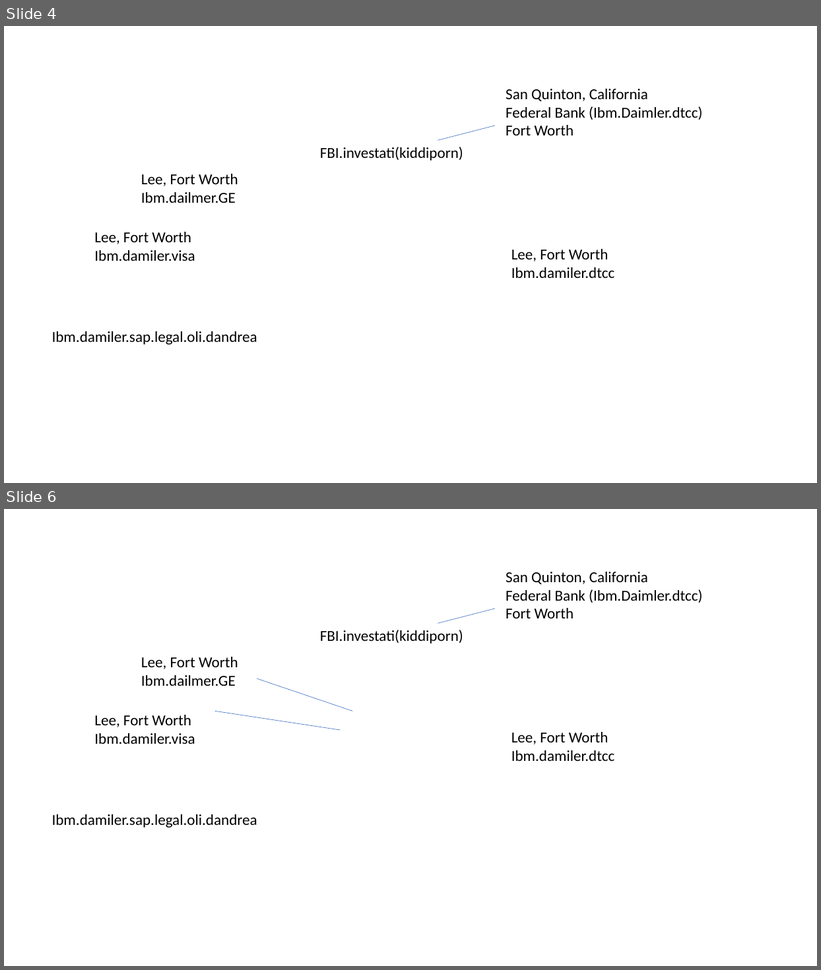
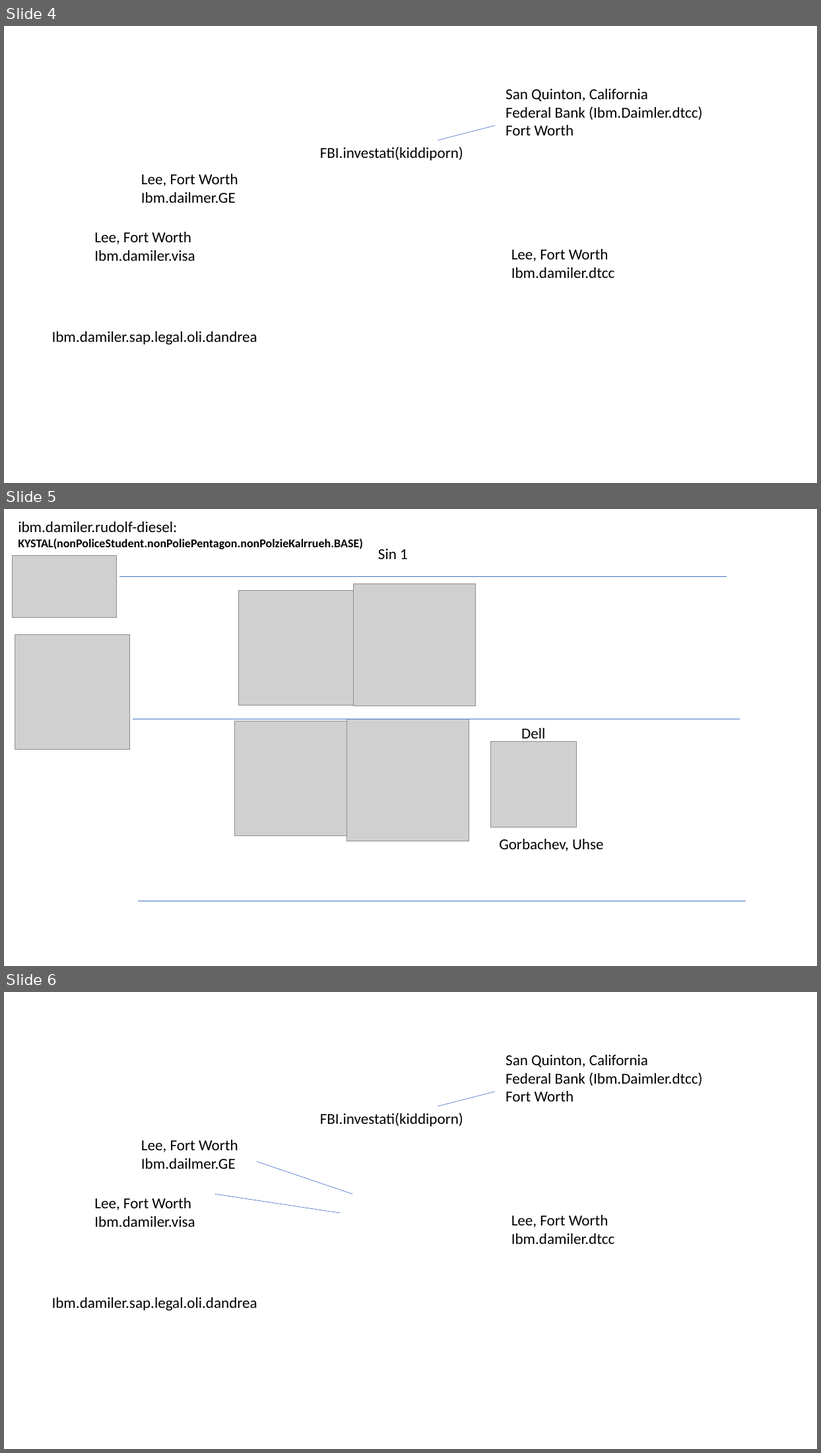
Before and after one commit to meja0016/FBI-depricated-, a slide deck: webservice/ibm/office/powerpoint/02-15-2023-nonPoliceDEA.pptx. Shown one above the other, each under a label of ours: slides 4 and 6 before the commit, slides 4, 5 and 6 after it; the slides between them are not shown. The pictures are 821x970 and 821x1453 pixels, drawn with LibreOffice and Linux fonts; fonts in the diff are those of the drawing; grey boxes stand for pictures. Boxes give left, top, right and bottom in pixels: in the first picture for what was removed or moved away, otherwise in the second. Text is boxed around its words. In the diff, an @@ line names an element or a change of style, - is before the commit and + after.

```diff
--- a/webservice/ibm/office/powerpoint/02-15-2023-nonPoliceDEA.pptx
+++ b/webservice/ibm/office/powerpoint/02-15-2023-nonPoliceDEA.pptx
@@ slide 5 added at (x1=4, y1=509, x2=817, y2=966), background #FFFFFF @@
@@ text added at (x1=18, y1=522, x2=363, y2=549), 14 pt, text #000000, bold @@
+ibm.damiler.rudolf-diesel:
+KYSTAL(nonPoliceStudent.nonPoliePentagon.nonPolzieKalrrueh.BASE)
@@ picture added at (x1=12, y1=555, x2=116, y2=618) @@
@@ text added at (x1=378, y1=549, x2=408, y2=559), 18 pt, text #000000 @@
+Sin 1
@@ line added from (120, 577) to (727, 577), #4472C4 0.5 pt @@
@@ picture added at (x1=354, y1=584, x2=476, y2=706) @@
@@ picture added at (x1=239, y1=591, x2=354, y2=706) @@
@@ picture added at (x1=15, y1=634, x2=129, y2=749) @@
@@ line added from (133, 720) to (741, 720), #4472C4 0.5 pt @@
@@ picture added at (x1=235, y1=722, x2=350, y2=836) @@
@@ picture added at (x1=347, y1=720, x2=469, y2=842) @@
@@ picture added at (x1=491, y1=741, x2=577, y2=827) @@
@@ text added at (x1=521, y1=728, x2=545, y2=743), 18 pt, text #000000 @@
+Dell
@@ text added at (x1=499, y1=839, x2=603, y2=852), 18 pt, text #000000 @@
+Gorbachev, Uhse
@@ line added from (138, 901) to (746, 901), #4472C4 0.5 pt @@
```
Also in this commit, not shown: 1 other slide added, 1 slide removed.
